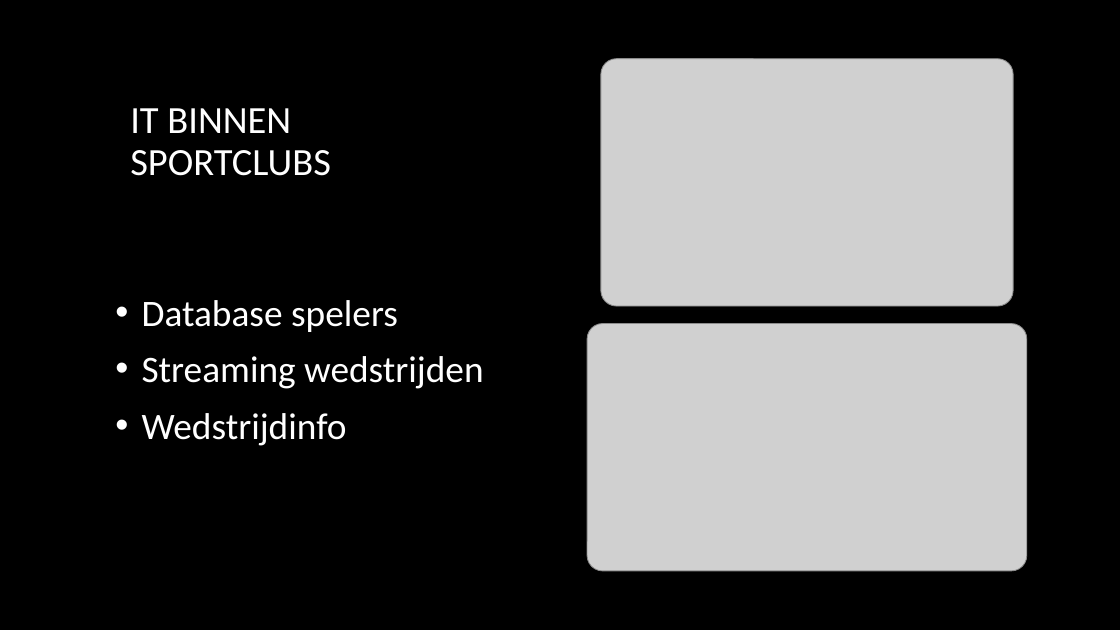
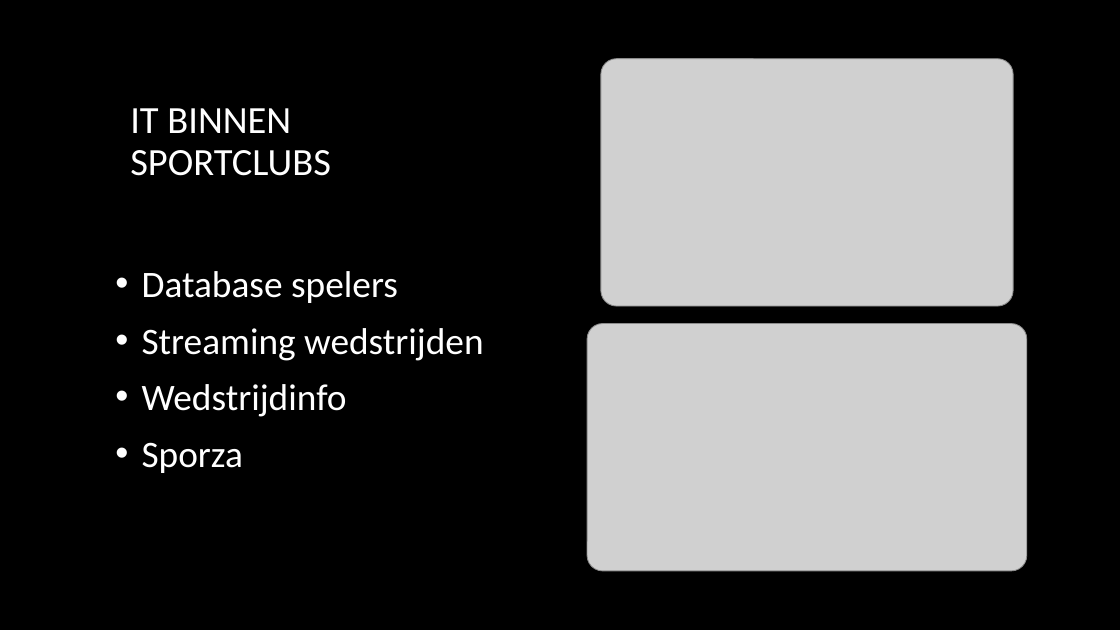
Before and after one commit to BasDM/PresentatiePM, a slide deck: slide 5 of Presentatie_powerpoint.pptx. Drawn at 1120x630 pixels with LibreOffice and Linux fonts; fonts in the diff are those of the drawing; grey boxes stand for pictures; background and template pictures are left out. Boxes give left, top, right and bottom in pixels: in the first picture for what was removed or moved away, otherwise in the second. Text is boxed around its words. In the diff, an @@ line names an element or a change of style, - is before the commit and + after.

Commit message:
Update text and powerpoint to final version

```diff
--- a/Presentatie_powerpoint.pptx
+++ b/Presentatie_powerpoint.pptx
@@ text at (142, 442, 243, 473): paragraph added @@
+• Sporza
```
Also in this commit, not shown: 2 other slides changed, 1 other file.
